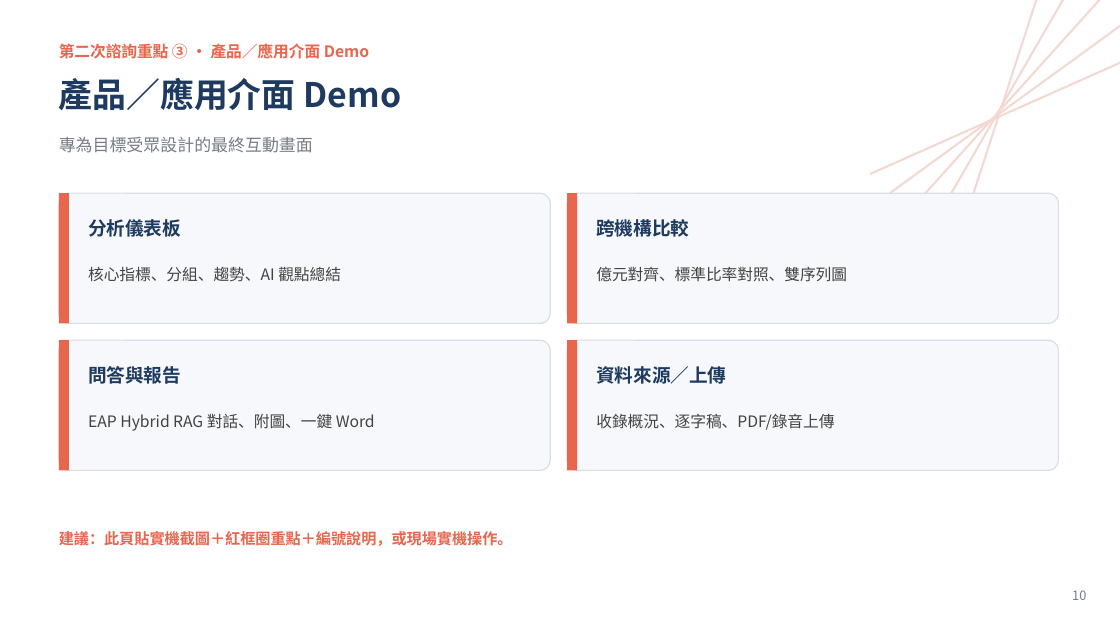
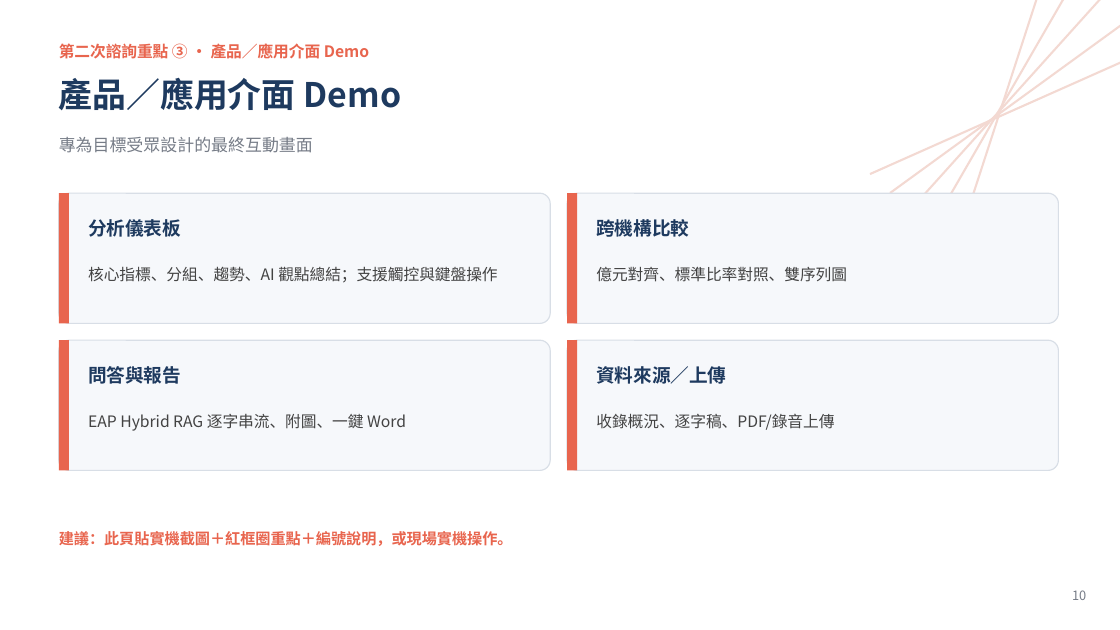
Before and after one commit to WangChiaChen/hybrid-rag-project, a slide deck: slide 10 of 顧問簡報_升級版.pptx. Drawn at 1120x630 pixels with LibreOffice and Linux fonts; fonts in the diff are those of the drawing. Boxes give left, top, right and bottom in pixels: in the first picture for what was removed or moved away, otherwise in the second. Text is boxed around its words. In the diff, an @@ line names an element or a change of style, - is before the commit and + after.

```diff
--- a/顧問簡報_升級版.pptx
+++ b/顧問簡報_升級版.pptx
@@ text at <box>88,267,497,283</box>: text changed @@
-核心指標、分組、趨勢、AI 觀點總結
+核心指標、分組、趨勢、AI 觀點總結；支援觸控與鍵盤操作
@@ text at <box>88,414,406,431</box>: text changed @@
-EAP Hybrid RAG 對話、附圖、一鍵 Word
+EAP Hybrid RAG 逐字串流、附圖、一鍵 Word
```
Also in this commit, not shown: 2 other slides changed, 1 other file.
